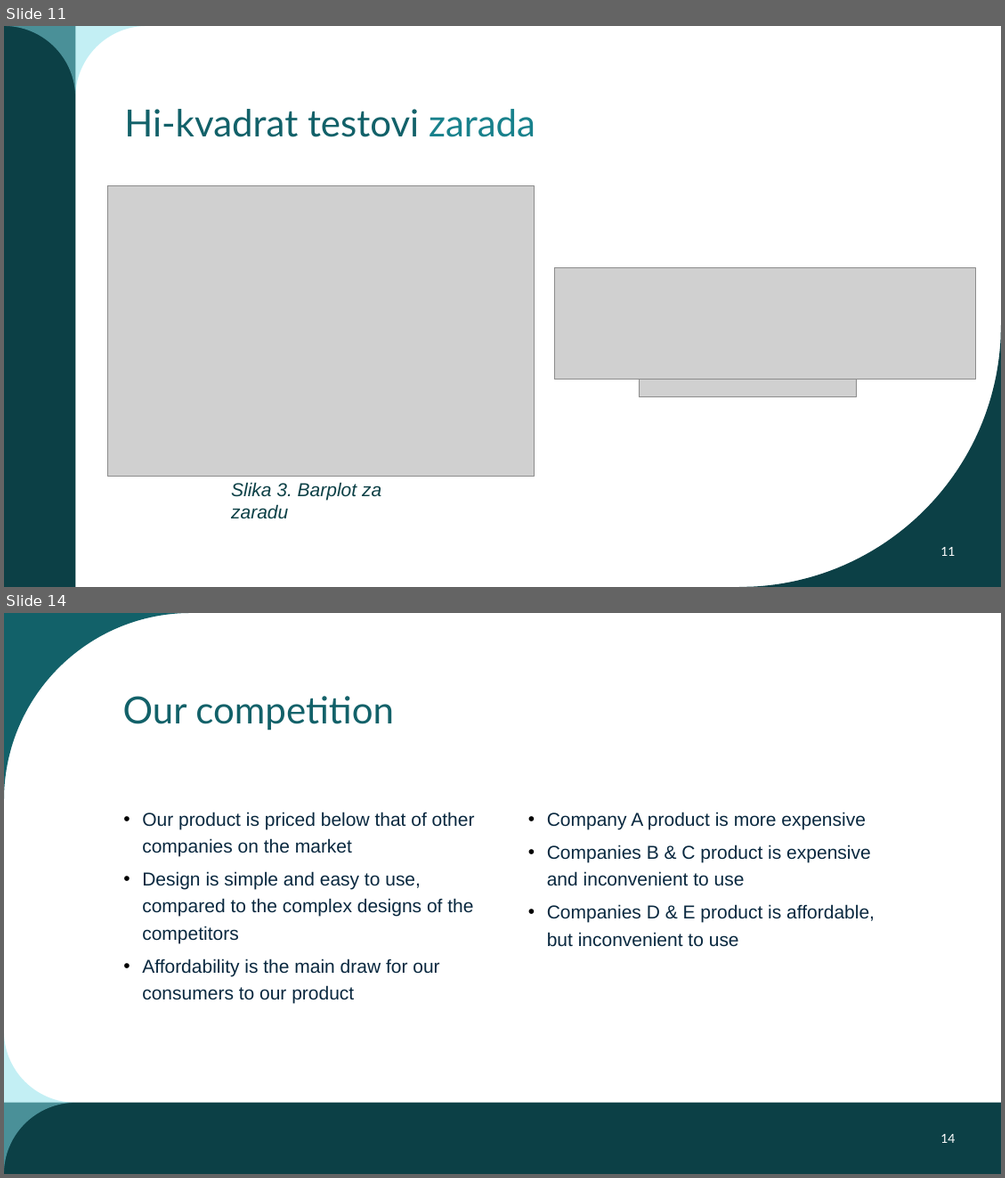
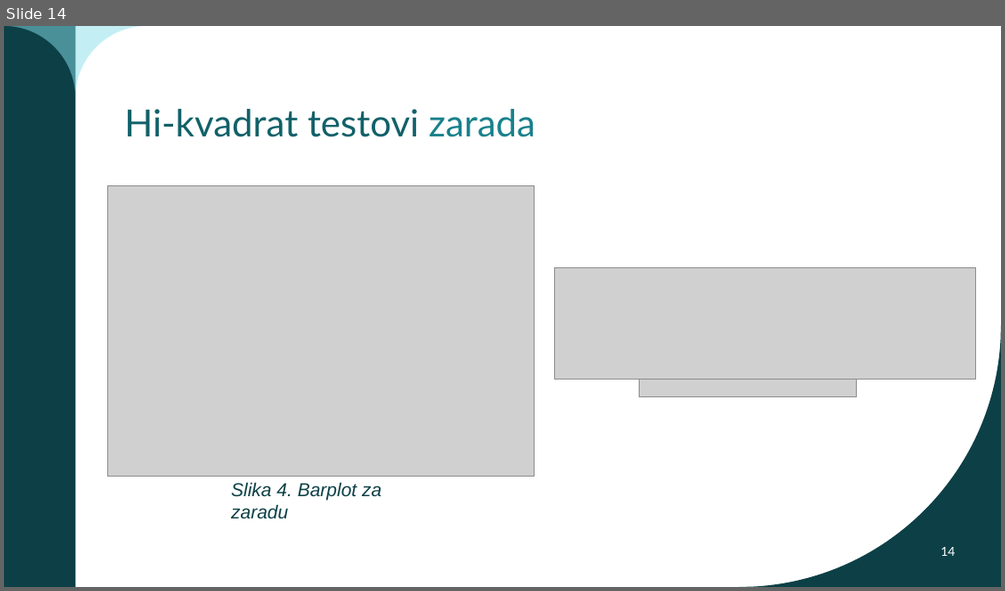
Before and after one commit to jfletcher20/diabetes-health-indicators-analysis, a slide deck: MULTIVARIJANTNA I DUBINSKA ANALIZA PODATAKA.pptx. Shown one above the other, each under a label of ours: slides 11 and 14 before the commit, slide 14 after it; the slides between them are not shown. The pictures are 1005x1178 and 1005x591 pixels, drawn with LibreOffice and Linux fonts; fonts in the diff are those of the drawing; grey boxes stand for pictures; background and template pictures are left out. Boxes give left, top, right and bottom in pixels: in the first picture for what was removed or moved away, otherwise in the second. Text is boxed around its words. In the diff, an @@ line names an element or a change of style, - is before the commit and + after.

```diff
--- a/MULTIVARIJANTNA I DUBINSKA ANALIZA PODATAKA.pptx
+++ b/MULTIVARIJANTNA I DUBINSKA ANALIZA PODATAKA.pptx
@@ slide 14 removed at bbox=[4, 613, 1001, 1174], background #FFFFFF @@
@@ freeform shape removed at bbox=[4, 613, 191, 800] @@
@@ title removed at bbox=[123, 696, 394, 730] @@
-Our competition
@@ text removed at bbox=[142, 811, 475, 1004] @@
-• Our product is priced below that of other companies on the market
-• Design is simple and easy to use, compared to the complex designs of the competitors
-• Affordability is the main draw for our consumers to our product
@@ text removed at bbox=[547, 811, 874, 947] @@
-• Company A product is more expensive
-• Companies B & C product is expensive and inconvenient to use
-• Companies D & E product is affordable, but inconvenient to use
@@ freeform shape removed at bbox=[4, 1031, 76, 1174] @@
@@ rectangle removed at bbox=[4, 1102, 1001, 1174] @@
@@ page number removed at bbox=[940, 1134, 955, 1143] @@
-14
@@ what was slide 11 is now slide 14 @@
@@ slide 14 changed as well @@
@@ text at bbox=[231, 482, 381, 519]: text changed @@
-Slika 3. Barplot za zaradu
+Slika 4. Barplot za zaradu
@@ page number at bbox=[940, 547, 955, 556]: text changed @@
-11
+14
```
Also in this commit, not shown: 7 other slides changed, 13 slides added, 8 other slides removed, 11 other files.
